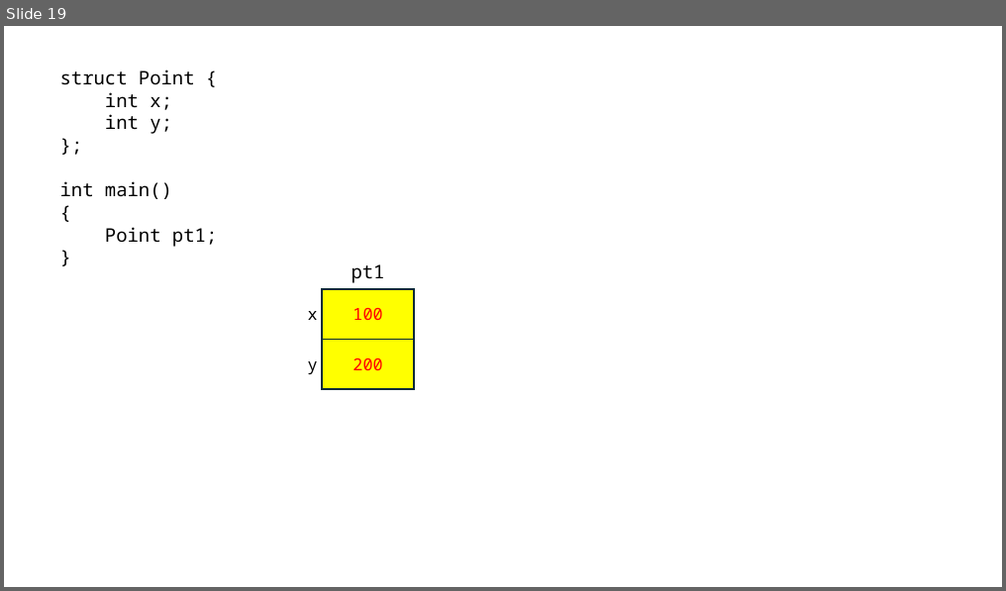
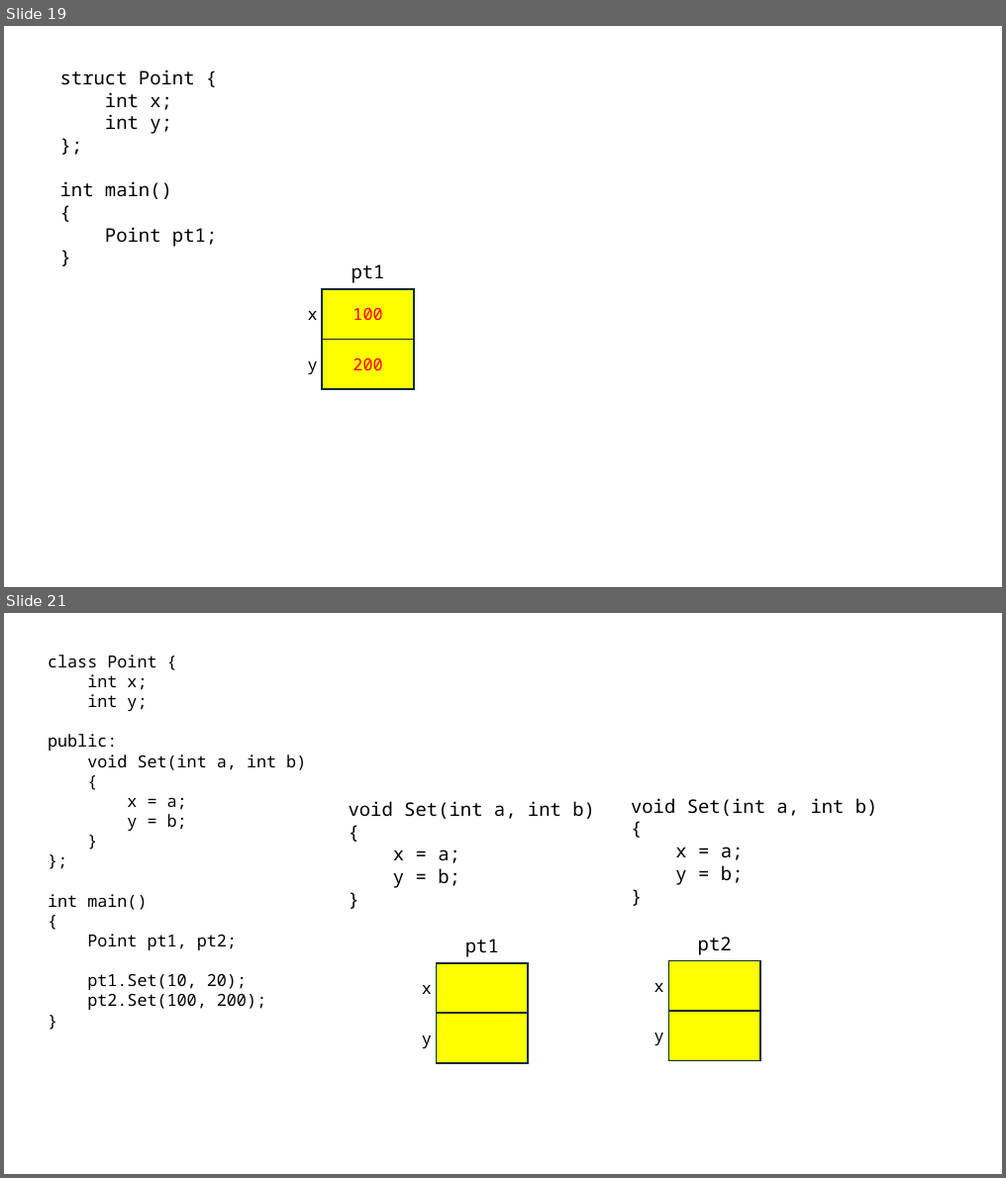
Before and after one commit to yoondev-classroom/cpp_240708, a slide deck: cpp_240708.pptx. Shown one above the other, each under a label of ours: slide 19 before the commit, slides 19 and 21 after it; the slides between them are not shown. The pictures are 1006x591 and 1006x1178 pixels, drawn with LibreOffice and Linux fonts; fonts in the diff are those of the drawing. Boxes give left, top, right and bottom in pixels: in the first picture for what was removed or moved away, otherwise in the second. Text is boxed around its words. In the diff, an @@ line names an element or a change of style, - is before the commit and + after.

```diff
--- a/cpp_240708.pptx
+++ b/cpp_240708.pptx
@@ slide 21 added at [4, 613, 1002, 1174], background #FFFFFF @@
@@ text added at [48, 655, 306, 1010], 16 pt, text #000000 @@
+class Point {
+int x;
+int y;
+public:
+void Set(int a, int b)
+{
+x = a;
+y = b;
+}
+};
+int main()
+{
+Point pt1, pt2;
+pt1.Set(10, 20);
+pt2.Set(100, 200);
+}
@@ text added at [349, 801, 595, 888], 18 pt, text #000000 @@
+void Set(int a, int b)
+{
+x = a;
+y = b;
+}
@@ text added at [631, 798, 878, 885], 18 pt, text #000000 @@
+void Set(int a, int b)
+{
+x = a;
+y = b;
+}
@@ text added at [465, 939, 499, 958], 18 pt, text #000000 @@
+pt1
@@ text added at [698, 937, 732, 956], 18 pt, text #000000 @@
+pt2
@@ rectangle added at [436, 963, 528, 1014], fill #FFFF00, outline #092A39 1.5 pt @@
@@ rectangle added at [668, 961, 761, 1011], fill #FFFF00, outline #092A39 1.5 pt @@
@@ text added at [422, 985, 432, 994], 16 pt, text #000000 @@
+x
@@ text added at [654, 983, 664, 992], 16 pt, text #000000 @@
+x
@@ rectangle added at [436, 1014, 528, 1063], fill #FFFF00, outline #092A39 1.5 pt @@
@@ rectangle added at [668, 1011, 761, 1061], fill #FFFF00, outline #092A39 1.5 pt @@
@@ text added at [422, 1036, 432, 1049], 16 pt, text #000000 @@
+y
@@ text added at [654, 1033, 664, 1046], 16 pt, text #000000 @@
+y
```
Also in this commit, not shown: 6 other slides added, 2 other files.
